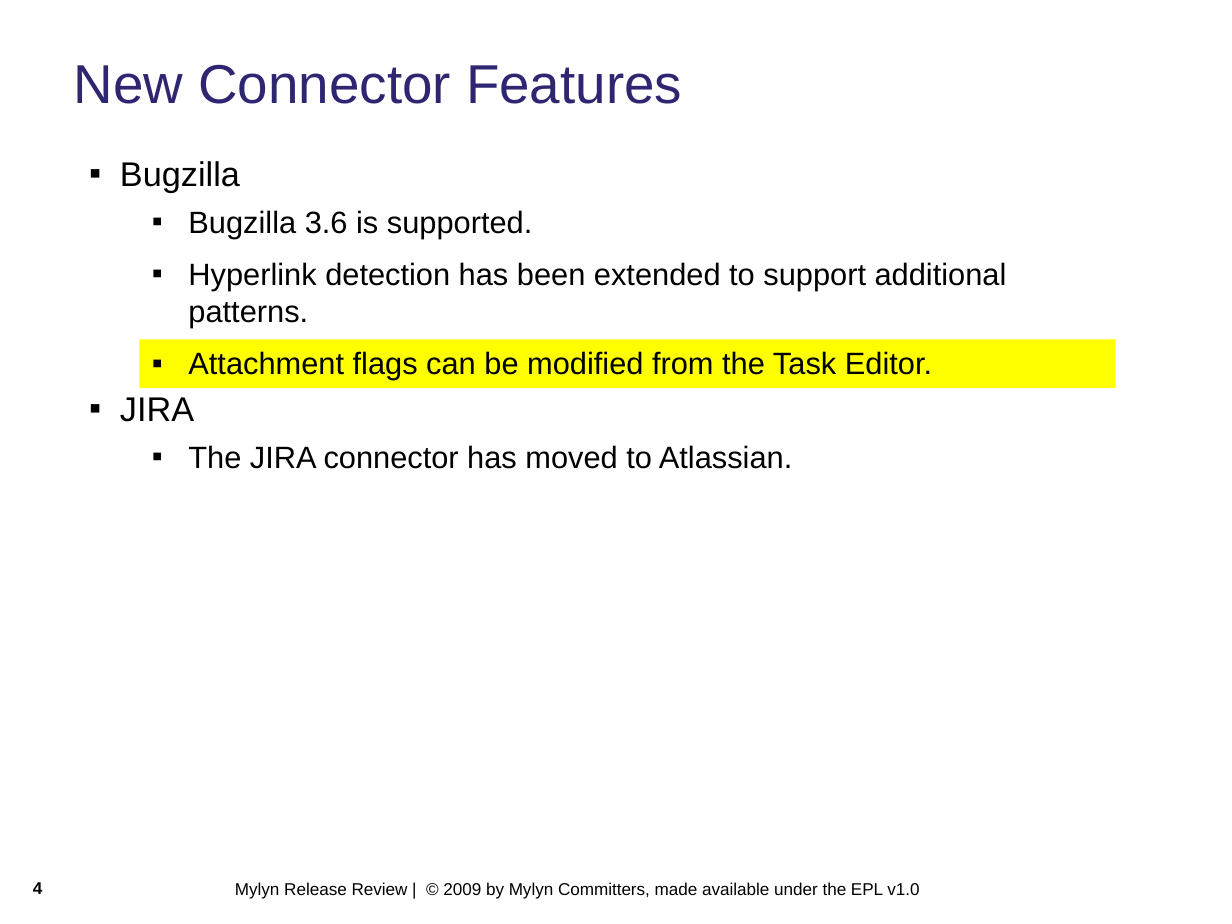
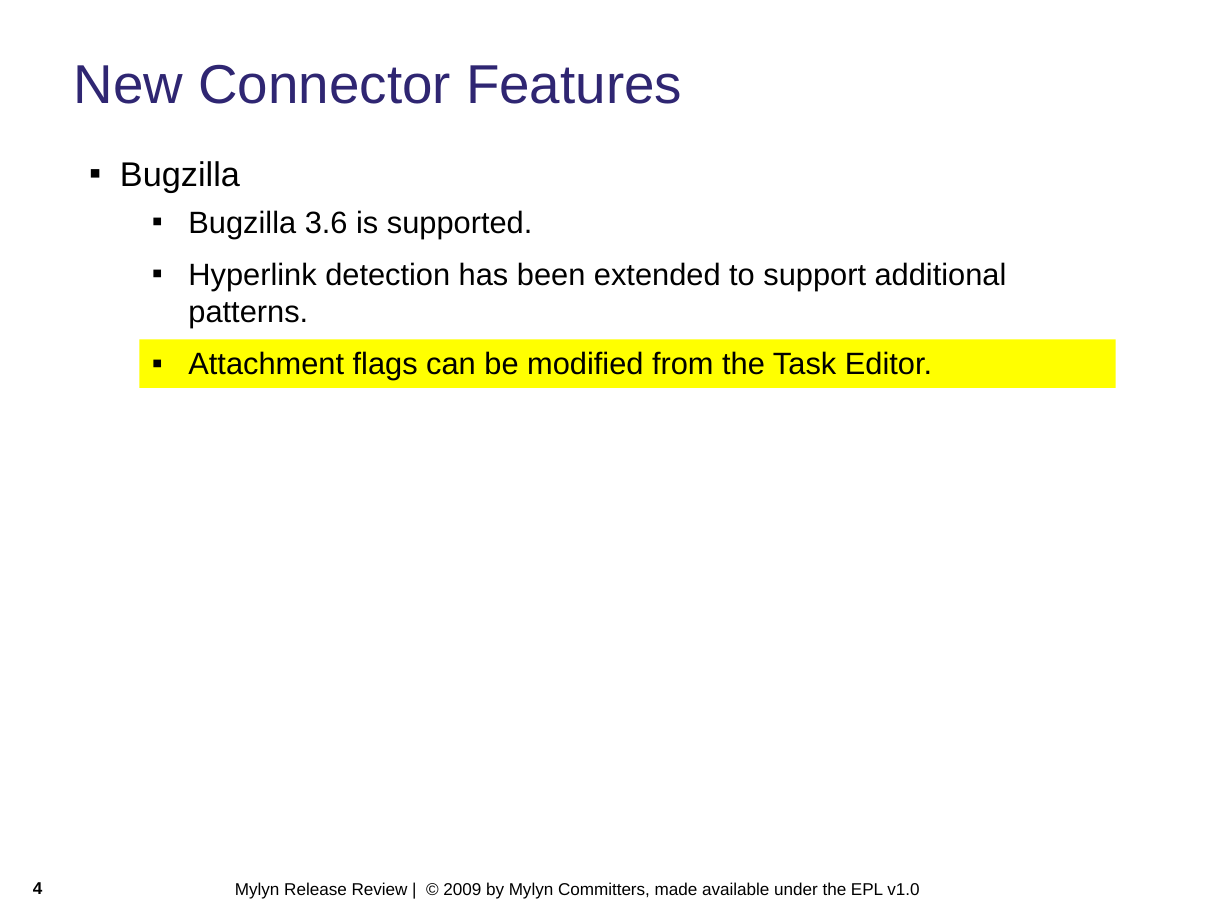
Before and after one commit to eclipse-mylyn/mylyn-website, a slide deck: slide 4 of publications/2010-06-mylyn-3.4-release-review.ppt. Drawn at 1232x924 pixels with LibreOffice and Linux fonts; fonts in the diff are those of the drawing; background and template pictures are left out. Boxes give left, top, right and bottom in pixels: in the first picture for what was removed or moved away, otherwise in the second. Text is boxed around its words. In the diff, an @@ line names an element or a change of style, - is before the commit and + after.

```diff
--- a/publications/2010-06-mylyn-3.4-release-review.ppt
+++ b/publications/2010-06-mylyn-3.4-release-review.ppt
@@ text at (x1=120, y1=397, x2=792, y2=469): paragraphs removed @@
-▪ JIRA
-  ▪ The JIRA connector has moved to Atlassian.
```
Also in this commit, not shown: 1 other slide changed, 1 other file.
